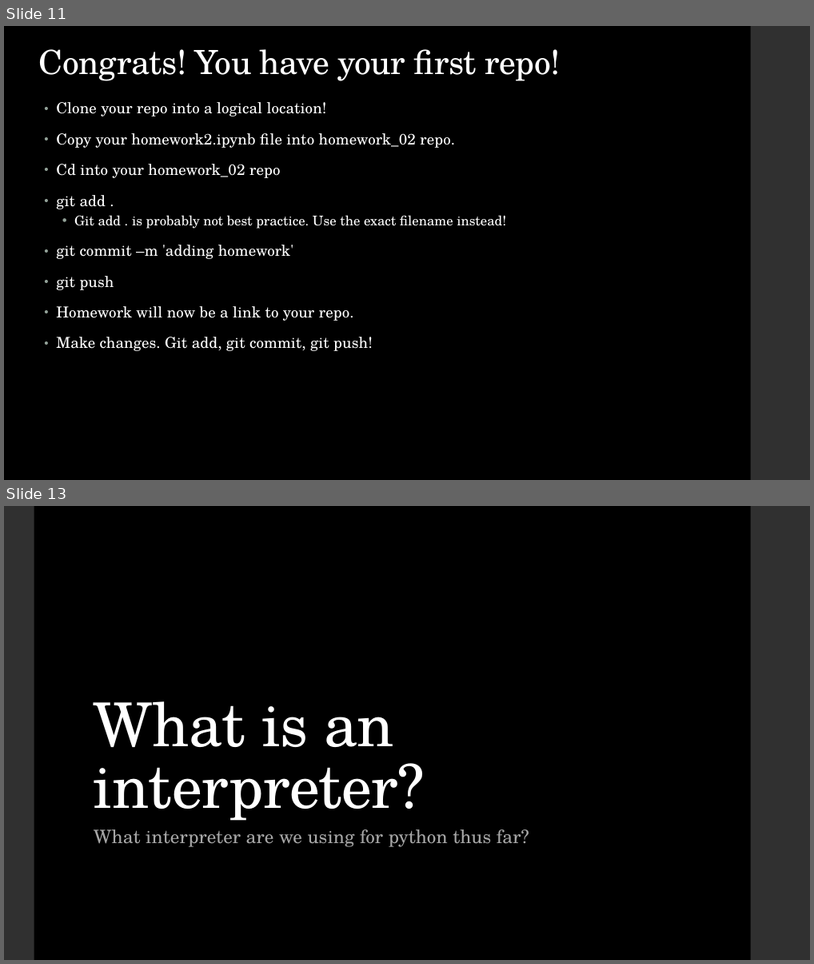
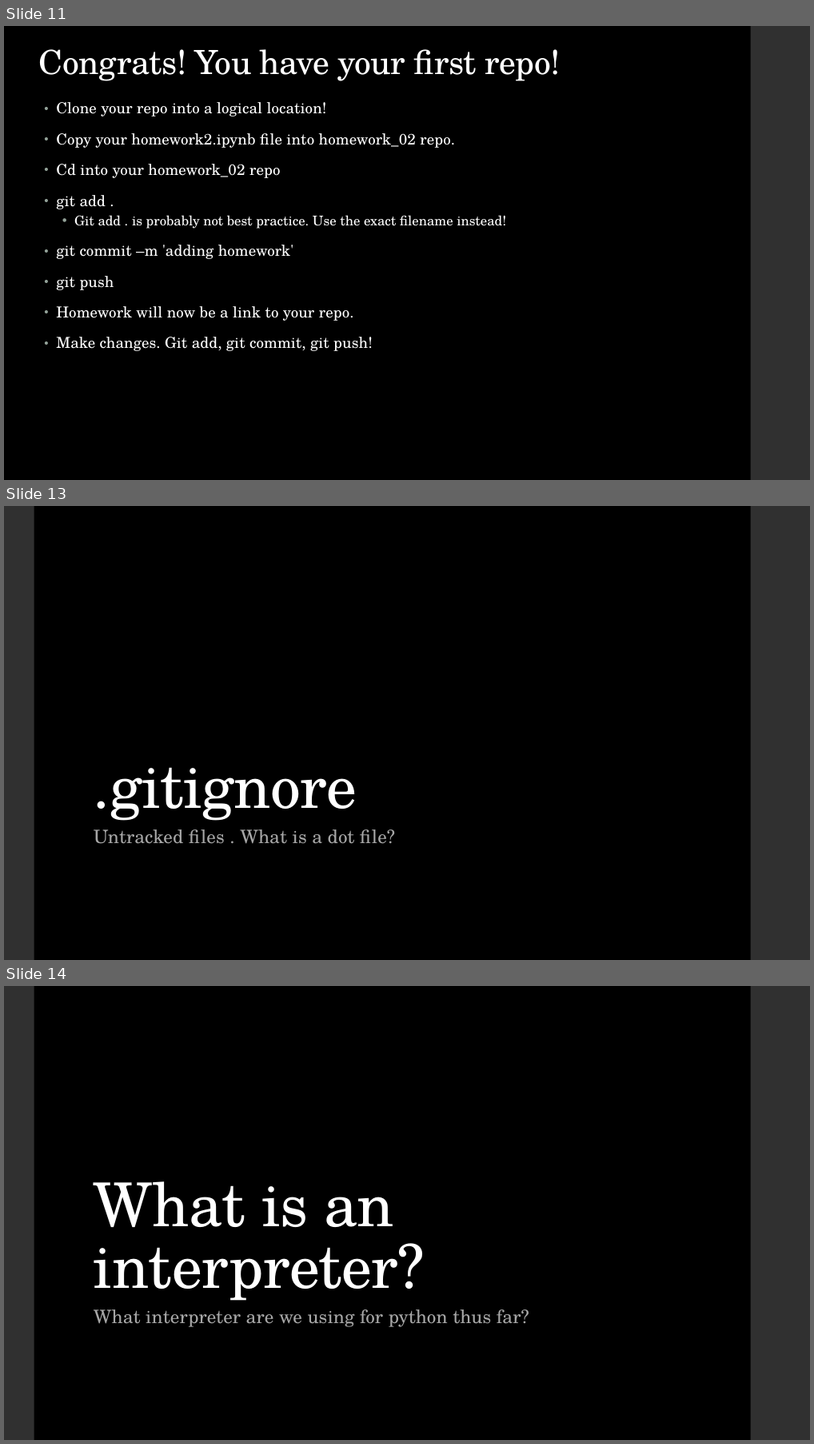
Before and after one commit to LaunchCoderGirlSTL/Data-Science-Assignments, a slide deck: course_material/week_02/week_02_presentation.pptx. Shown one above the other, each under a label of ours: slides 11 and 13 before the commit, slides 11, 13 and 14 after it; the slides between them are not shown. The pictures are 814x964 and 814x1444 pixels, drawn with LibreOffice and Linux fonts; fonts in the diff are those of the drawing. Boxes give left, top, right and bottom in pixels: in the first picture for what was removed or moved away, otherwise in the second. Text is boxed around its words. In the diff, an @@ line names an element or a change of style, - is before the commit and + after.

```diff
--- a/course_material/week_02/week_02_presentation.pptx
+++ b/course_material/week_02/week_02_presentation.pptx
@@ slide 13 added at [4, 506, 810, 960], background #000000; not listed: 2 template elements that a slide beside it also shows @@
@@ title added at [94, 767, 358, 820], 72 pt, text #FFFFFF @@
+.gitignore
@@ subtitle added at [94, 829, 395, 844], 22 pt, text #A6A6A6 @@
+Untracked files . What is a dot file?
@@ what was slide 13 is now slide 14 @@
```
Also in this commit, not shown: 4 slides changed, 1 slide removed, 3 other files.
